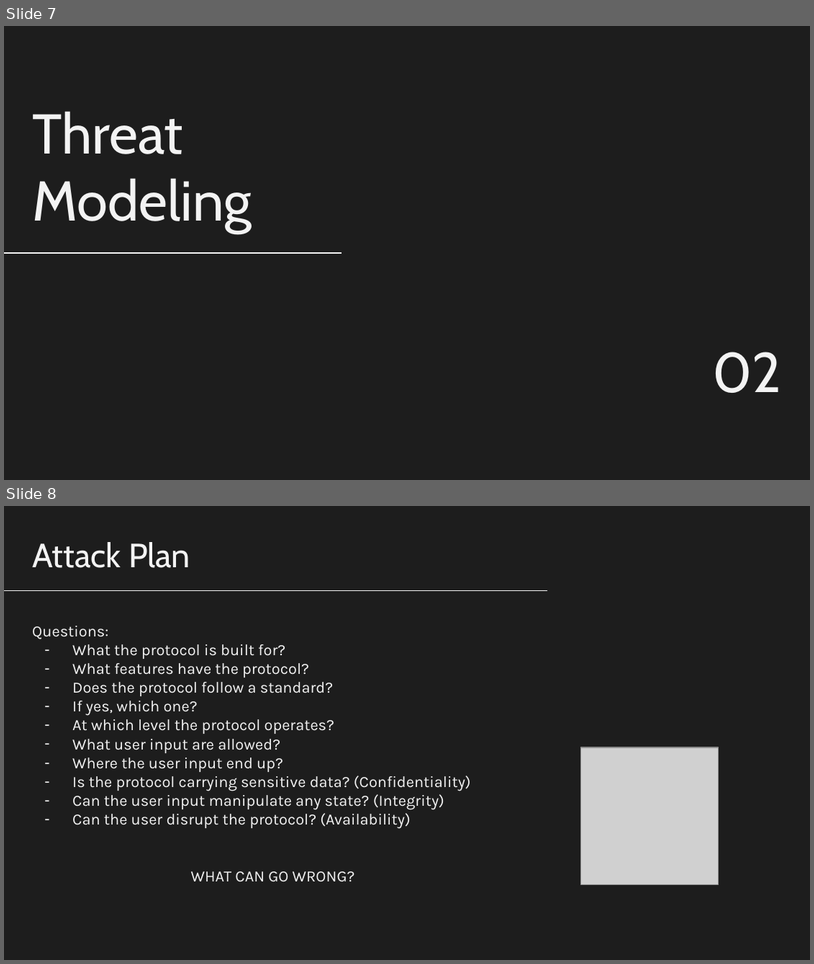
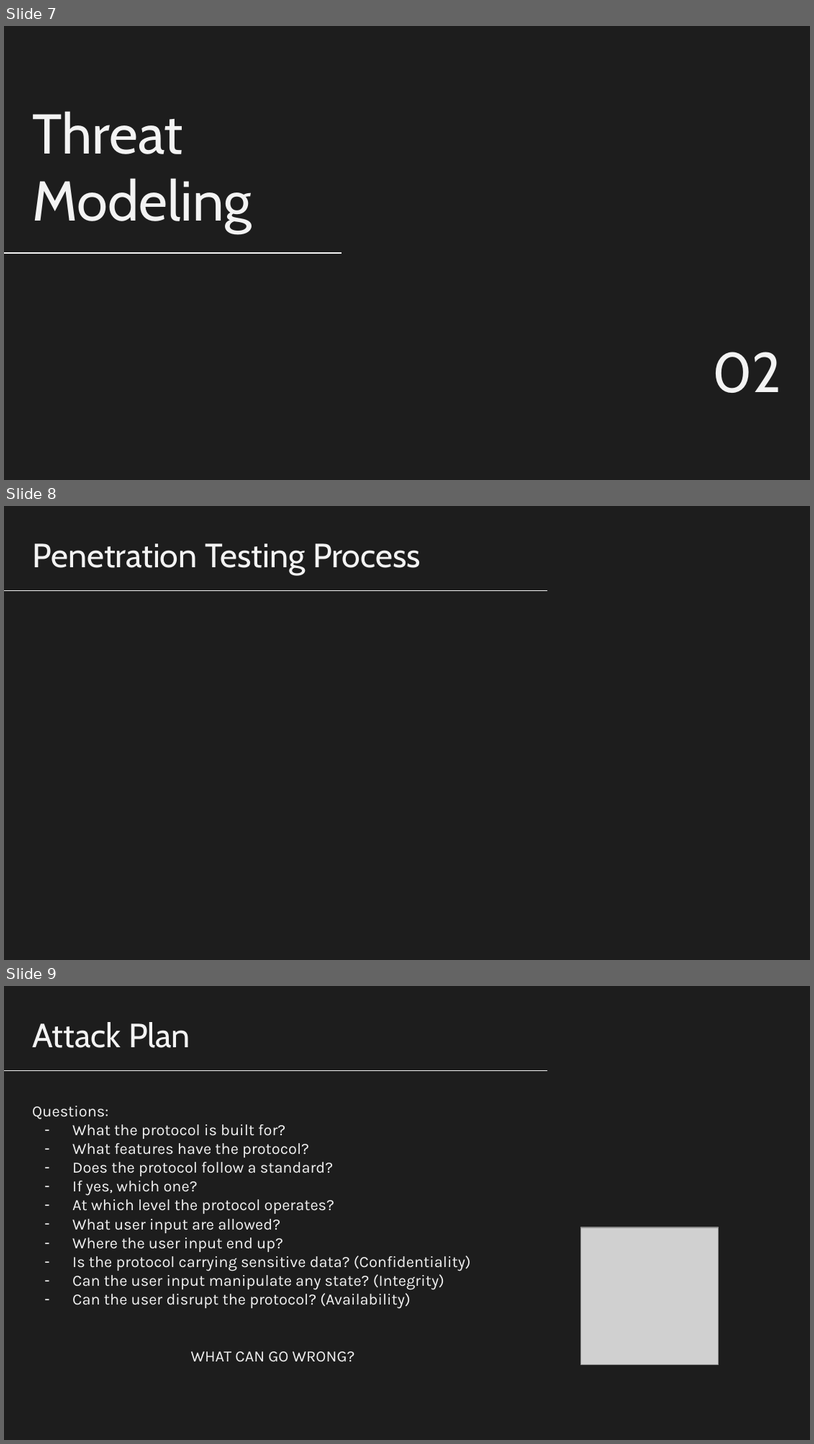
Before and after one commit to nico989/ProtocolsSecurityAssessmentUnitn, a slide deck: ProtocolsSecurityAssessmentUnitn.pptx. Shown one above the other, each under a label of ours: slides 7 and 8 before the commit, slides 7, 8 and 9 after it. The pictures are 814x964 and 814x1444 pixels, drawn with LibreOffice and Linux fonts; fonts in the diff are those of the drawing; grey boxes stand for pictures; background and template pictures are left out. Boxes give left, top, right and bottom in pixels: in the first picture for what was removed or moved away, otherwise in the second. Text is boxed around its words. In the diff, an @@ line names an element or a change of style, - is before the commit and + after.

```diff
--- a/ProtocolsSecurityAssessmentUnitn.pptx
+++ b/ProtocolsSecurityAssessmentUnitn.pptx
@@ slide 8 added at <box>4,506,810,960</box>, background picture (left out) @@
@@ title added at <box>32,543,421,576</box>, 30 pt, text #F3F3F3 @@
+Penetration Testing Process
@@ line added from (548, 591) to (4, 591), #F3F3F3 0.75 pt @@
@@ what was slide 8 is now slide 9 @@
```
Also in this commit, not shown: 4 slides changed, 1 other slide added.
